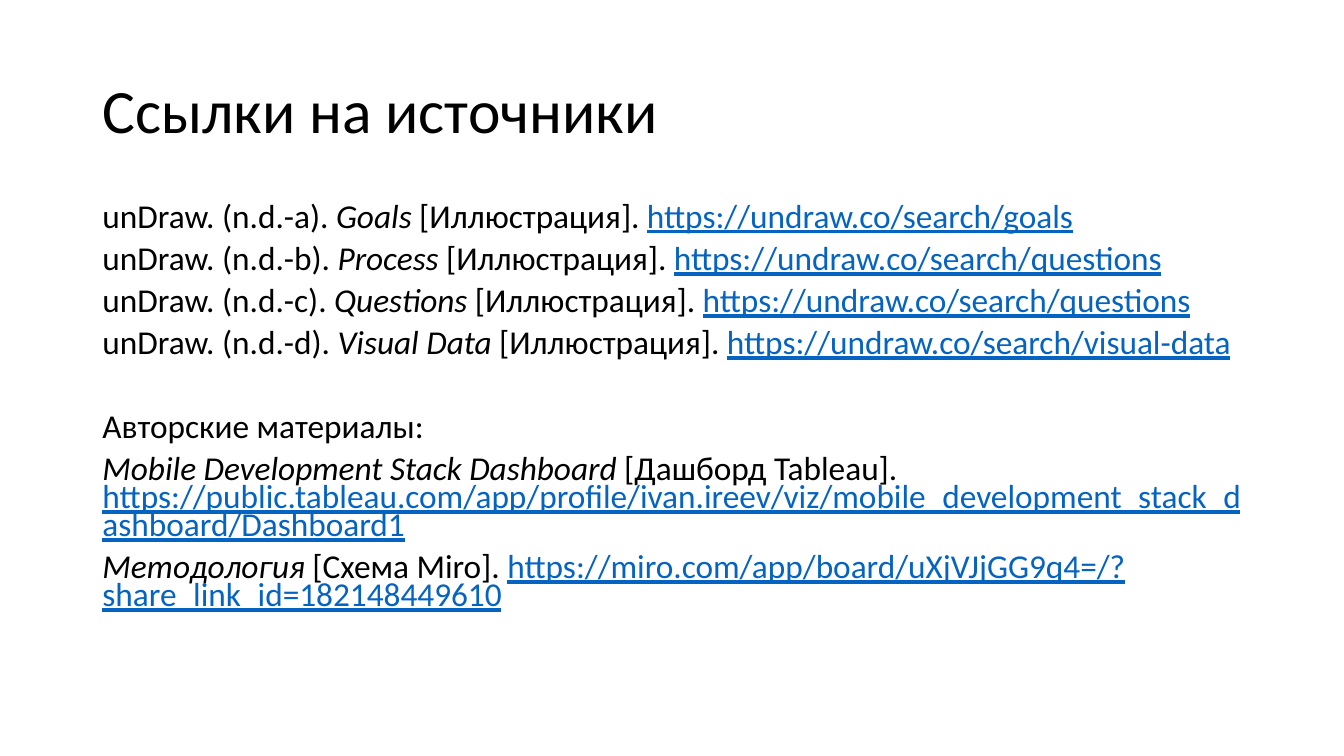
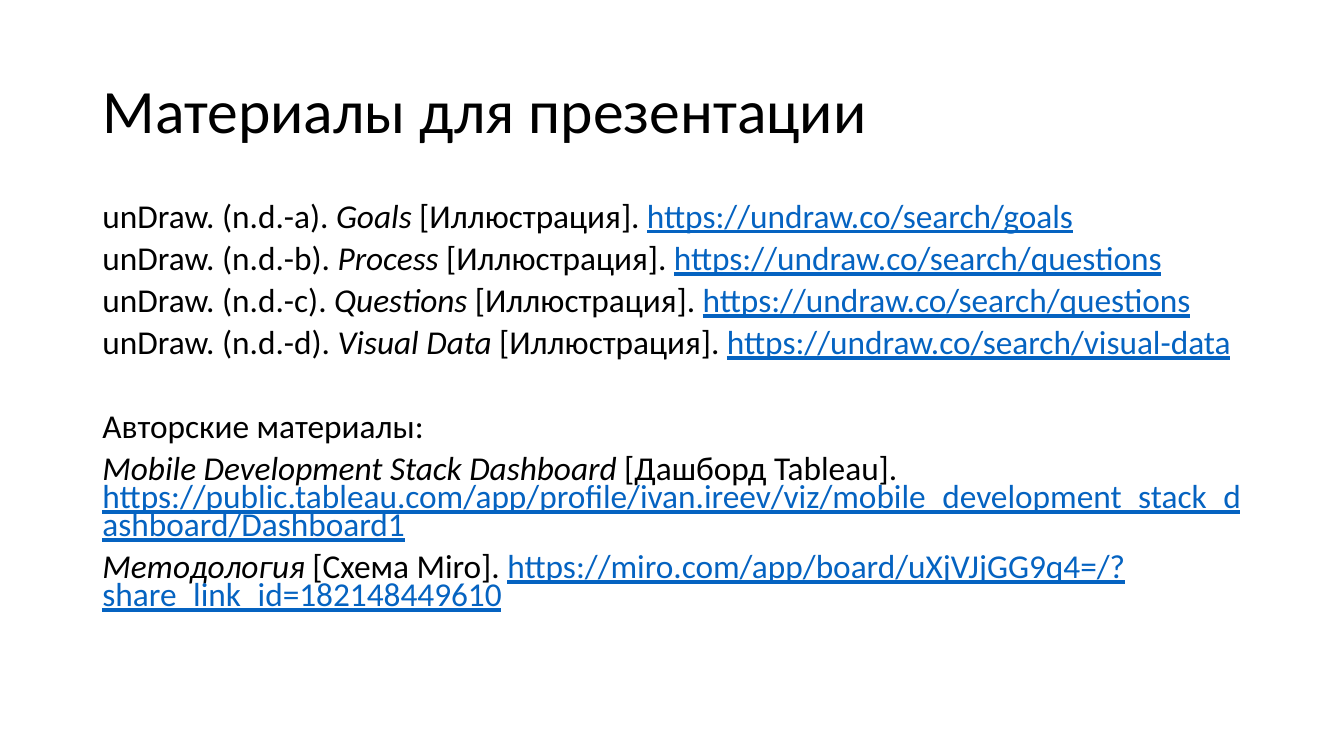
Before and after one commit to S0la1re/Research-work-new, a slide deck: slide 9 of Presentations of Bachelor's theses.pptx. Drawn at 1344x756 pixels with LibreOffice and Linux fonts; fonts in the diff are those of the drawing. Boxes give left, top, right and bottom in pixels: in the first picture for what was removed or moved away, otherwise in the second. Text is boxed around its words. In the diff, an @@ line names an element or a change of style, - is before the commit and + after.

```diff
--- a/Presentations of Bachelor's theses.pptx
+++ b/Presentations of Bachelor's theses.pptx
@@ title at (102,93,867,143): text changed @@
-Ссылки на источники
+Материалы для презентации
```
Also in this commit, not shown: 1 other slide changed, 3 other files.
